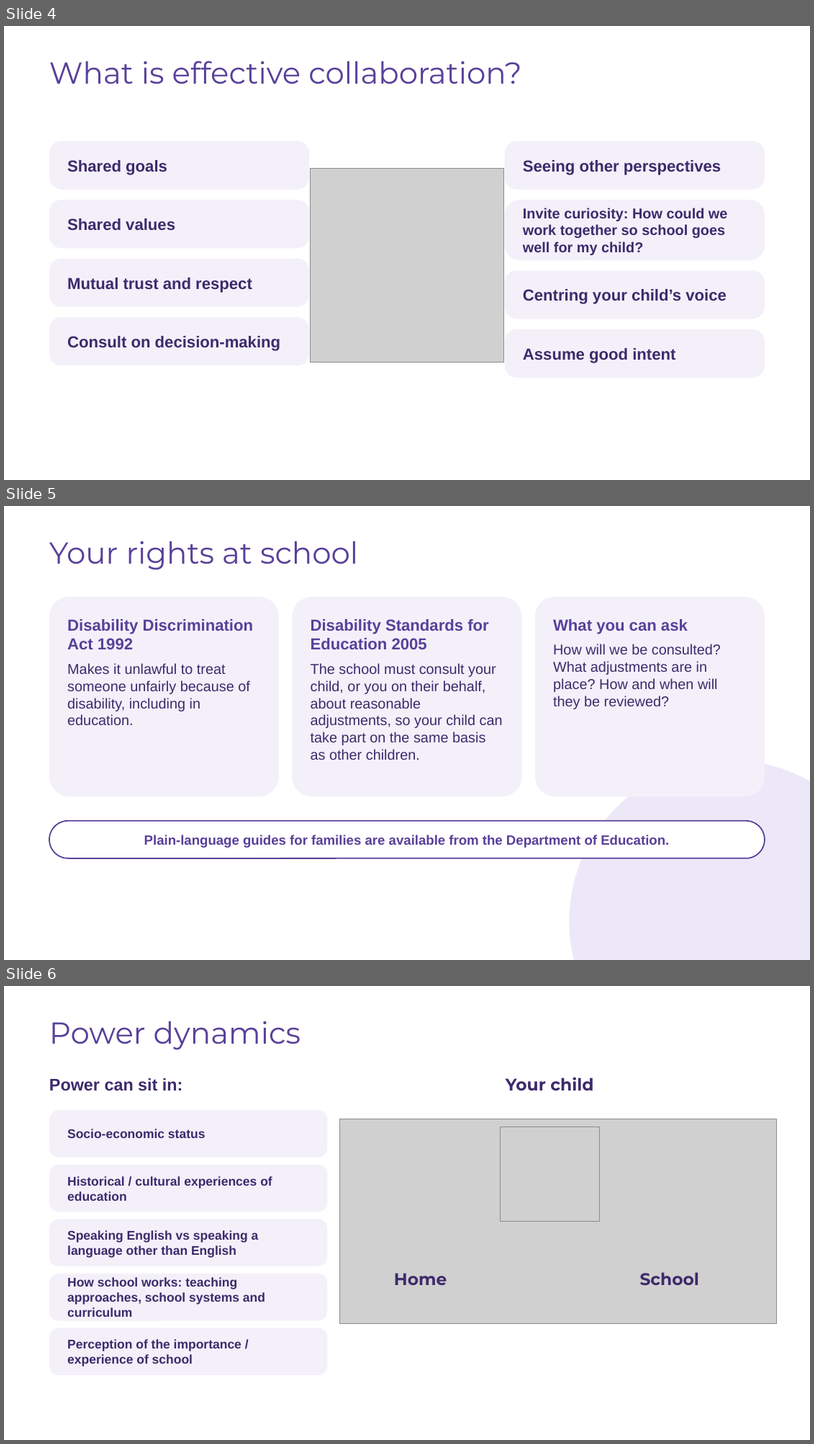
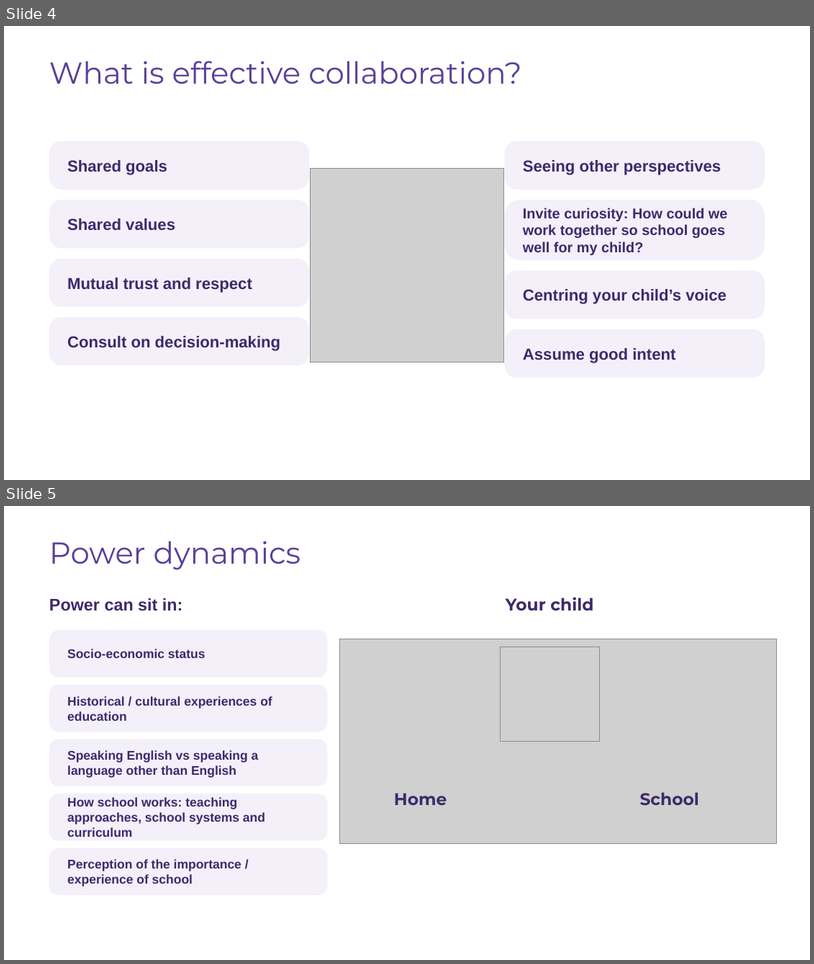
Before and after one commit to CraigWrenasmir/phase-5-parent-carer-primary, a slide deck: Original Assets/PC Primary - Session 5 - Partnership with the School.pptx. Shown one above the other, each under a label of ours: slides 4, 5 and 6 before the commit, slides 4 and 5 after it. The pictures are 814x1444 and 814x964 pixels, drawn with LibreOffice and Linux fonts; fonts in the diff are those of the drawing; grey boxes stand for pictures. Boxes give left, top, right and bottom in pixels: in the first picture for what was removed or moved away, otherwise in the second. Text is boxed around its words. In the diff, an @@ line names an element or a change of style, - is before the commit and + after.

```diff
--- a/Original Assets/PC Primary - Session 5 - Partnership with the School.pptx
+++ b/Original Assets/PC Primary - Session 5 - Partnership with the School.pptx
@@ slide 5 removed at box(4, 506, 810, 960), background #FFFFFF @@
@@ text removed at box(49, 541, 358, 570) @@
-Your rights at school
@@ rounded rectangle removed at box(49, 597, 279, 796) @@
@@ rounded rectangle removed at box(293, 597, 522, 796) @@
@@ rounded rectangle removed at box(536, 597, 766, 796) @@
@@ text removed at box(67, 619, 254, 725) @@
-Disability Discrimination Act 1992
-Makes it unlawful to treat someone unfairly because of disability, including in education.
@@ text removed at box(311, 619, 503, 759) @@
-Disability Standards for Education 2005
-The school must consult your child, or you on their behalf, about reasonable adjustments, so your child can take part on the same basis as other children.
@@ text removed at box(553, 619, 721, 709) @@
-What you can ask
-How will we be consulted? What adjustments are in place? How and when will they be reviewed?
@@ ellipse removed at box(570, 760, 810, 960) @@
@@ rounded rectangle removed at box(49, 821, 765, 858) @@
@@ text removed at box(144, 834, 669, 847) @@
-Plain-language guides for families are available from the Department of Education.
@@ what was slide 6 is now slide 5 @@
```
Also in this commit, not shown: 21 other files.
